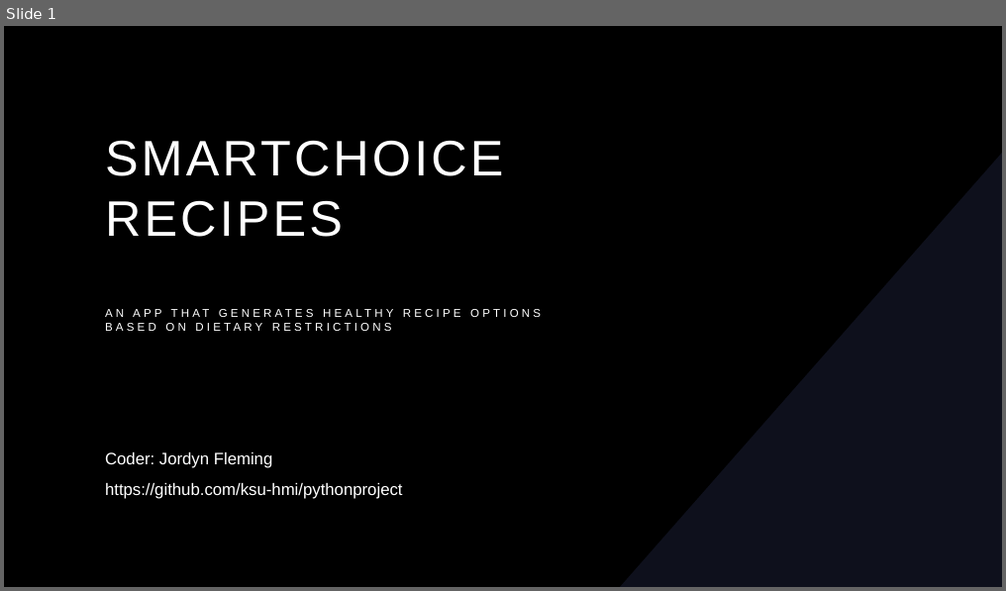
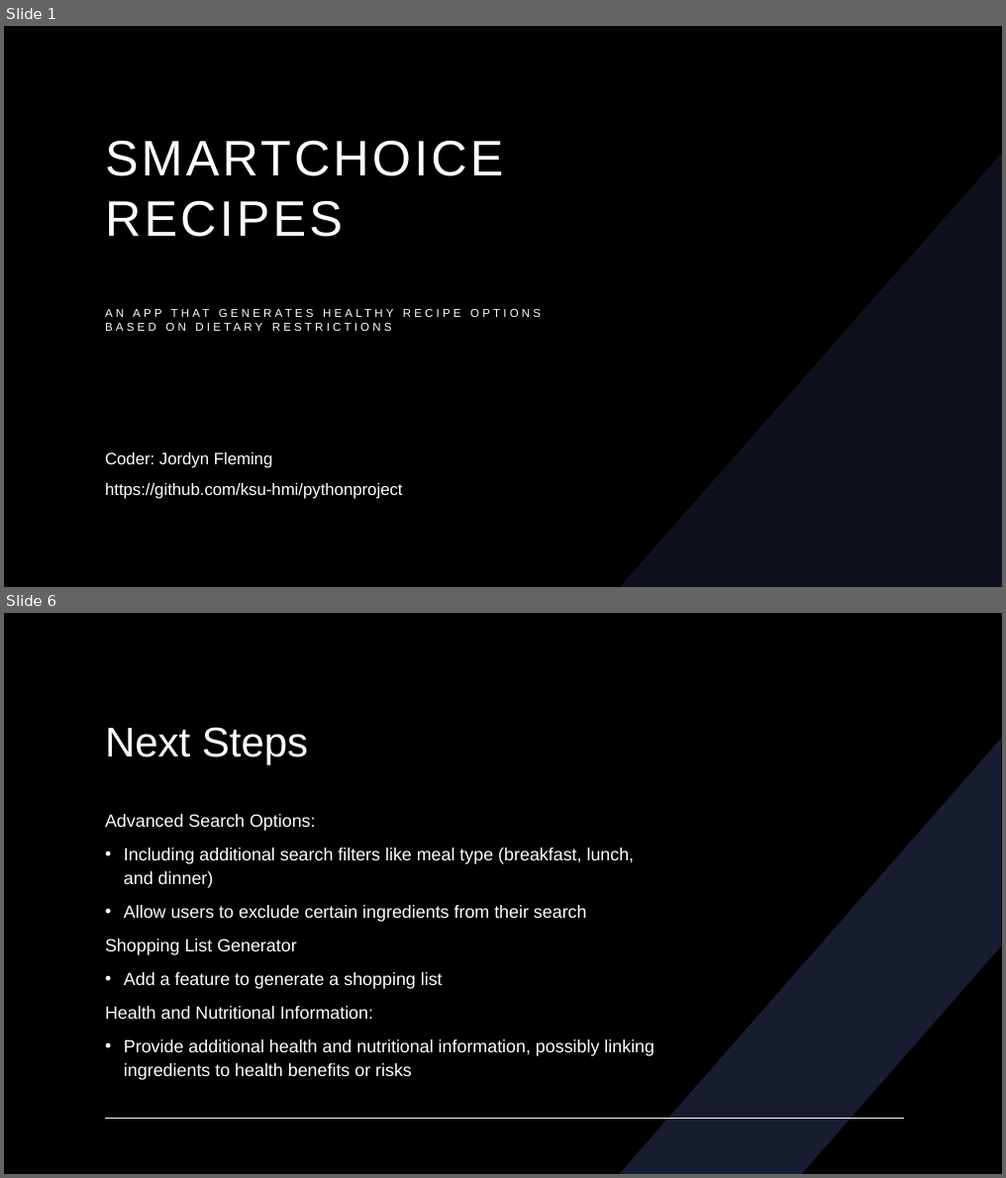
Before and after one commit to ksu-hmi/pythonproject, a slide deck: SmartChoiceRecipes.pptx. Shown one above the other, each under a label of ours: slide 1 before the commit, slides 1 and 6 after it; the slides between them are not shown. The pictures are 1006x591 and 1006x1178 pixels, drawn with LibreOffice and Linux fonts; fonts in the diff are those of the drawing; background and template pictures are left out. Boxes give left, top, right and bottom in pixels: in the first picture for what was removed or moved away, otherwise in the second. Text is boxed around its words. In the diff, an @@ line names an element or a change of style, - is before the commit and + after.

```diff
--- a/SmartChoiceRecipes.pptx
+++ b/SmartChoiceRecipes.pptx
@@ slide 6 added at [4, 613, 1002, 1174], background #000000 @@
@@ freeform shape added at [4, 613, 204, 842], fill #181C30 @@
@@ rectangle added at [4, 613, 1002, 1174], fill #000000 @@
@@ title added at [105, 727, 308, 764], 40 pt, text #FFFFFF @@
+Next Steps
@@ freeform shape added at [620, 738, 1001, 1174], fill #181C30 @@
@@ text added at [105, 814, 654, 1080], 17 pt, text #FFFFFF @@
+Advanced Search Options:
+• Including additional search filters like meal type (breakfast, lunch, and dinner)
+• Allow users to exclude certain ingredients from their search
+Shopping List Generator
+• Add a feature to generate a shopping list
+Health and Nutritional Information:
+• Provide additional health and nutritional information, possibly linking ingredients to health benefits or risks
@@ freeform shape added at [802, 947, 1002, 1174], fill #181C30 @@
@@ line added from (105, 1118) to (904, 1118), #FFFFFF 1 pt @@
```
Also in this commit, not shown: 5 other slides added.
